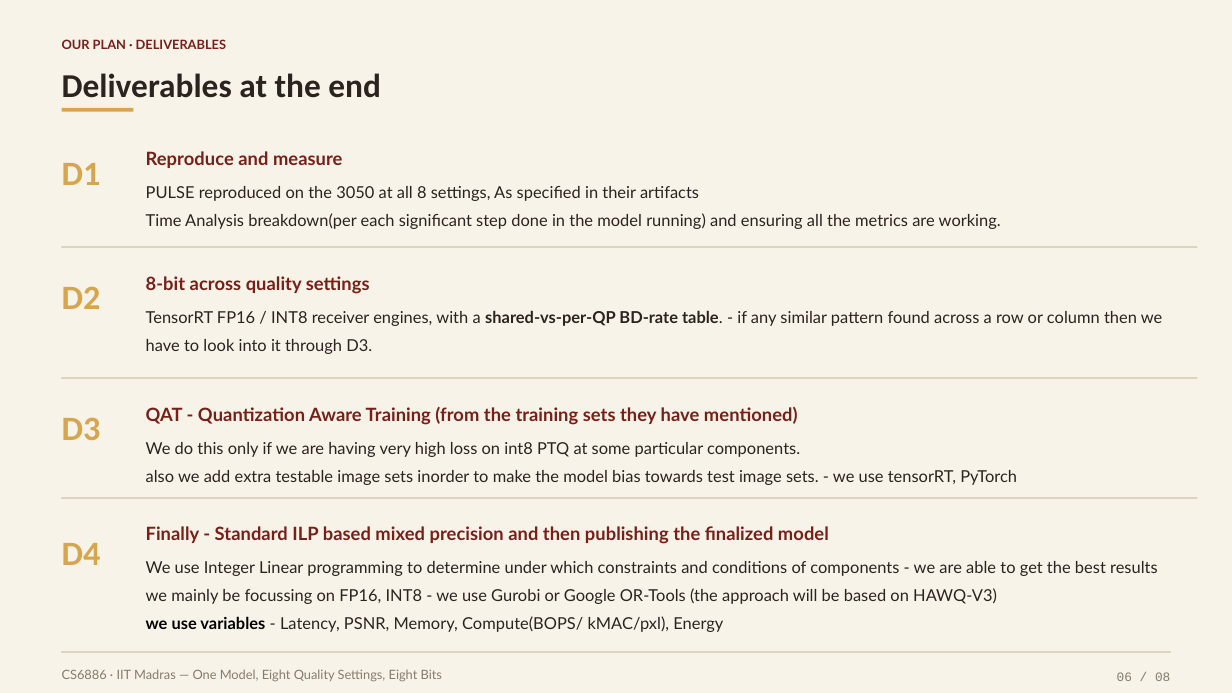
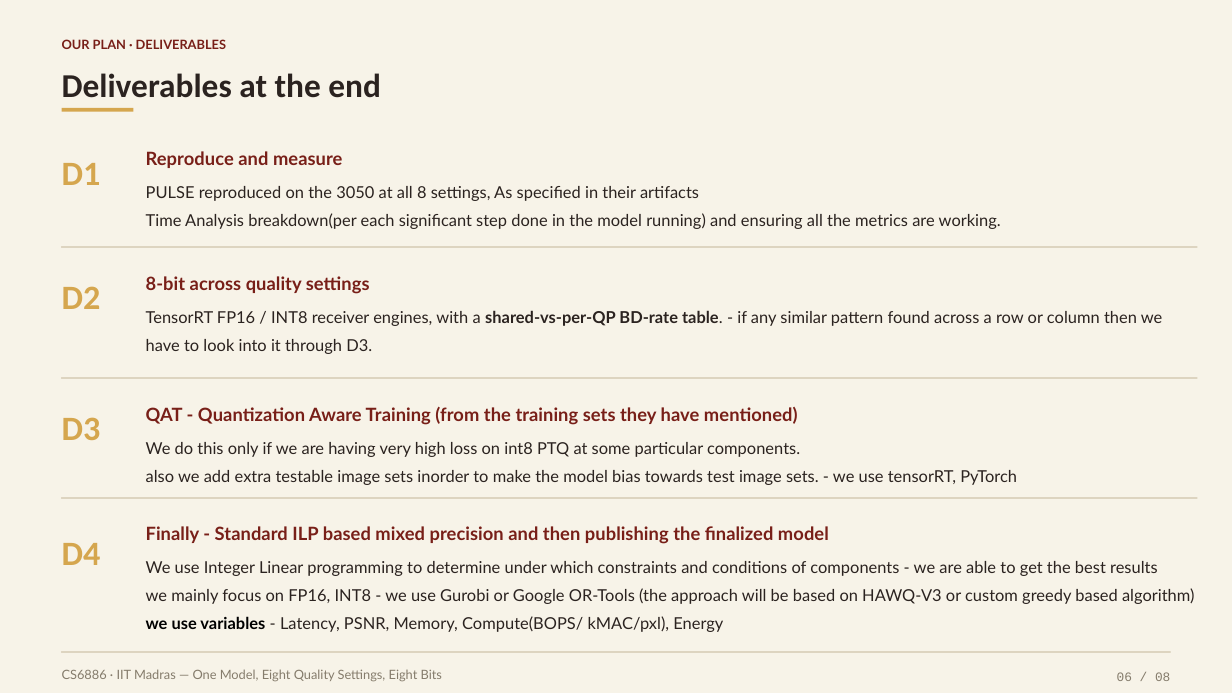
Before and after one commit to harshith0518/CS6886-PULSE-Quantization, a slide deck: slide 6 of artifacts/One Model, Eight Quality Settings, Eight Bits.pptx. Drawn at 1232x693 pixels with LibreOffice and Linux fonts; fonts in the diff are those of the drawing. Boxes give left, top, right and bottom in pixels: in the first picture for what was removed or moved away, otherwise in the second. Text is boxed around its words. In the diff, an @@ line names an element or a change of style, - is before the commit and + after.

```diff
--- a/artifacts/One Model, Eight Quality Settings, Eight Bits.pptx
+++ b/artifacts/One Model, Eight Quality Settings, Eight Bits.pptx
@@ text at (x1=146, y1=588, x2=1195, y2=632): text changed @@
-we mainly be focussing on FP16, INT8 - we use Gurobi or Google OR-Tools (the approach will be based on HAWQ-V3)
-we use variables - Latency, PSNR, Memory, Compute(BOPS/ kMAC/pxl), Energy
+we mainly focus on FP16, INT8 - we use Gurobi or Google OR-Tools (the approach will be based on HAWQ-V3 or custom greedy based algorithm)
+we use variables - Latency, PSNR, Memory, Compute(BOPS/ kMAC/pxl), Energy
```
Also in this commit, not shown: 1 other slide changed, 2 slides added, 2 slides removed, 1 other file.
